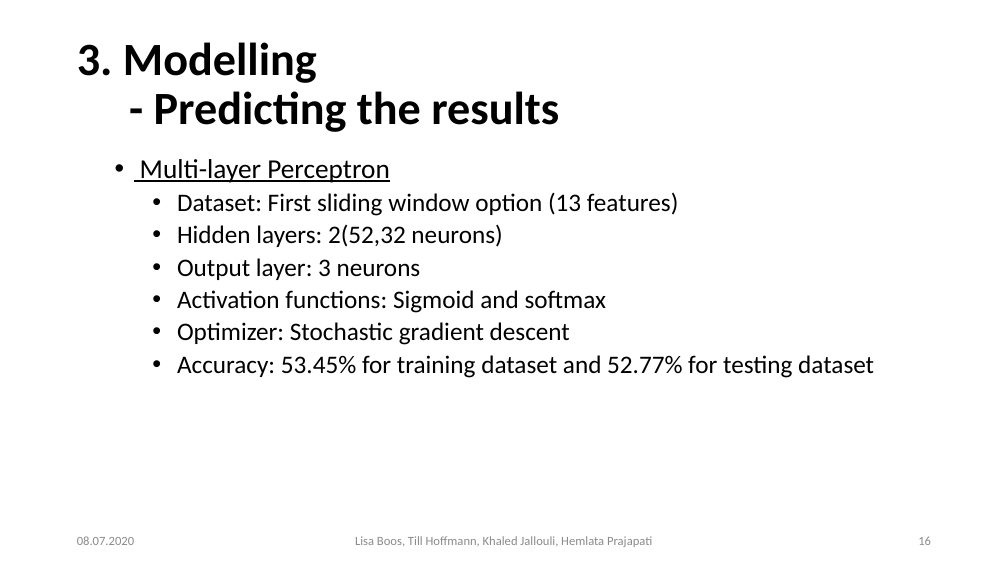
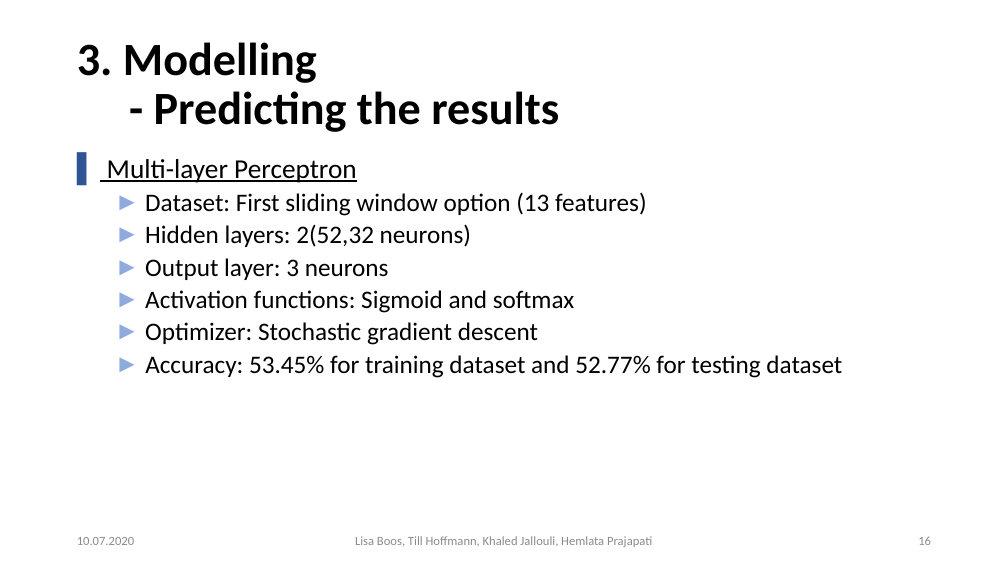
Before and after one commit to Khaledjallouli/project, a slide deck: slide 16 of Daily/sprint9/Final_Presentation_Phase_I.pptx. Drawn at 1008x567 pixels with LibreOffice and Linux fonts; fonts in the diff are those of the drawing; background and template pictures are left out. Boxes give left, top, right and bottom in pixels: in the first picture for what was removed or moved away, otherwise in the second. Text is boxed around its words. In the diff, an @@ line names an element or a change of style, - is before the commit and + after.

Commit message:
updated design of slides

```diff
--- a/Daily/sprint9/Final_Presentation_Phase_I.pptx
+++ b/Daily/sprint9/Final_Presentation_Phase_I.pptx
@@ text "Multi-layer Perceptron" at <box>107,159,842,378</box>: bullet • to ▌; list level 2 to 1 in "Multi-layer Perceptron"; bullet • to ►; list level 3 to 2 in "Dataset: First sliding window option ..."; list level 3 to 2 in "Hidden layers: 2(52,32 neurons)"; list level 3 to 2 in "Output layer: 3 neurons"; list level 3 to 2 in "Activation functions: Sigmoid and softmax"; list level 3 to 2 in "Optimizer: Stochastic gradient descent"; list level 3 to 2 in "Accuracy: 53.45% for training dataset ..." @@
@@ text at <box>77,537,134,545</box>: text changed @@
-08.07.2020
+10.07.2020
```
Also in this commit, not shown: 28 other slides changed.
